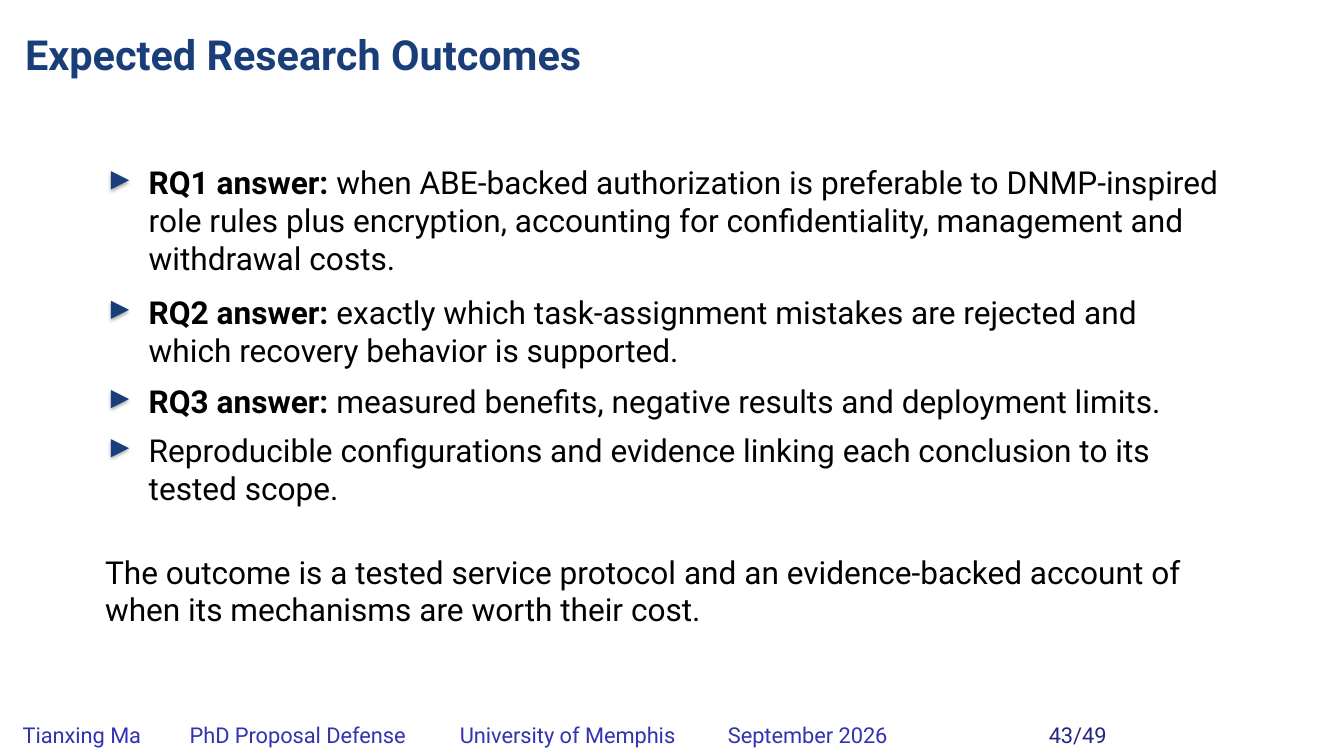
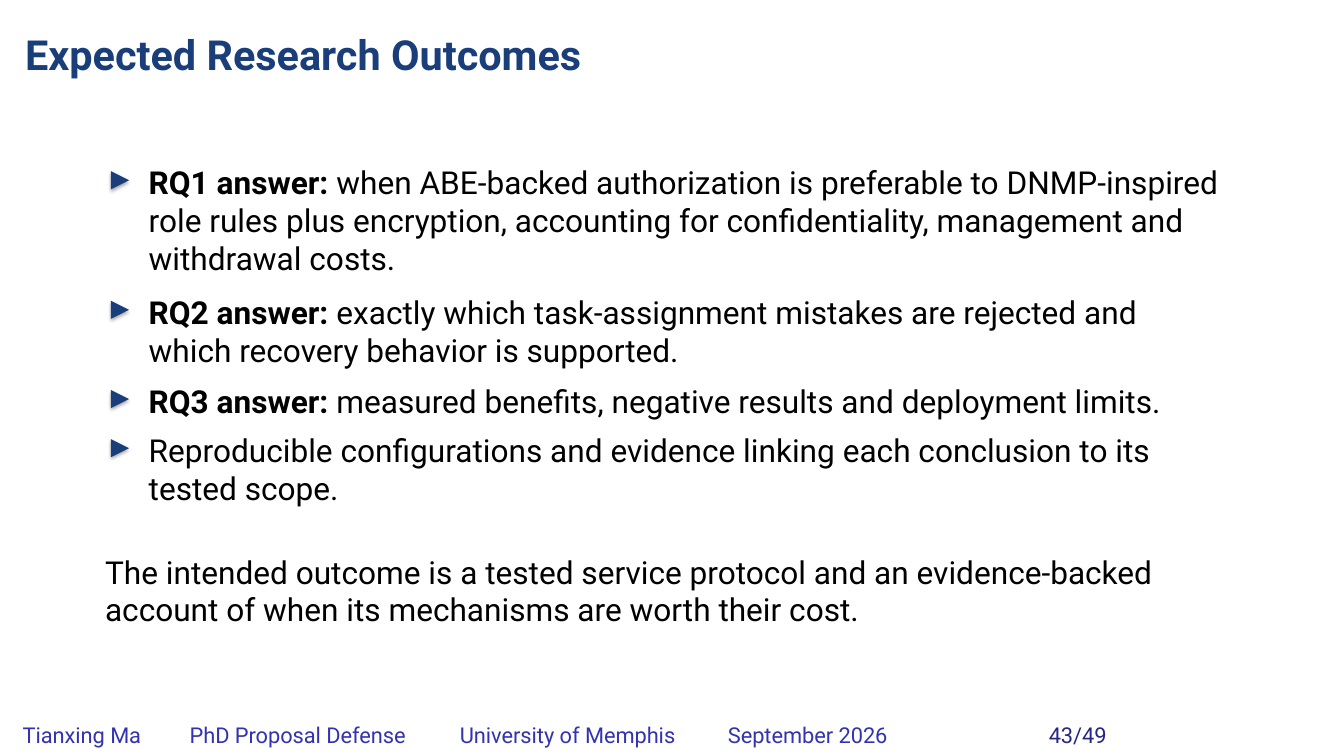
Before and after one commit to matianxing1992/NDN_Service_Framework, a slide deck: slide 43 of docs/PAPER/proposal-defense/slides/NDNSF_proposal_hybrid_editable.pptx. Drawn at 1344x756 pixels with LibreOffice and Linux fonts; fonts in the diff are those of the drawing; background and template pictures are left out. Boxes give left, top, right and bottom in pixels: in the first picture for what was removed or moved away, otherwise in the second. Text is boxed around its words. In the diff, an @@ line names an element or a change of style, - is before the commit and + after.

```diff
--- a/docs/PAPER/proposal-defense/slides/NDNSF_proposal_hybrid_editable.pptx
+++ b/docs/PAPER/proposal-defense/slides/NDNSF_proposal_hybrid_editable.pptx
@@ text at [105, 560, 1152, 622]: text changed @@
-The outcome is a tested service protocol and an evidence-backed account of when its mechanisms are worth their cost.
+The intended outcome is a tested service protocol and an evidence-backed account of when its mechanisms are worth their cost.
```
Also in this commit, not shown: 10 other slides changed, 23 other files.
